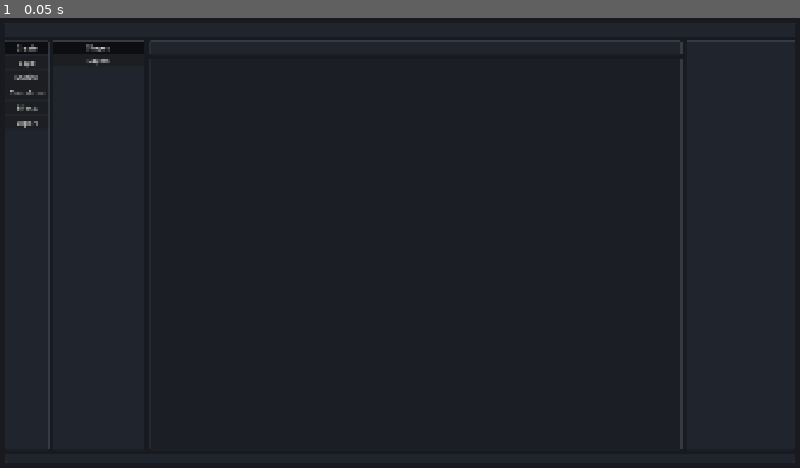
Above: before the commit, frame 1.
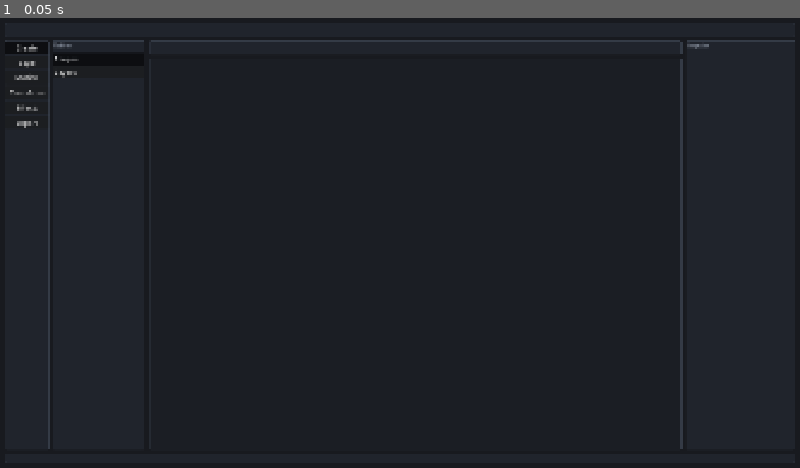
Above: after the commit, the same moment.

Repository: umut144/PolyPixar
Game: Godot game, scene res://scenes/main.tscn
The game is run twice, just before and just after one commit, with the same random seed, the same clock (stepped at 60 frames per second) and the same inputs.
Inputs:
- Up to frame 1 (0.05 s): no input

The runs differ from the first frame. In frame 1, 0.3% of the frame differs, in the area x 6-89%, y 5-14%.

Commit message:
ui: label inspector and outliner panels

Diff:
--- a/scripts/main.gd
+++ b/scripts/main.gd
@@ -63,10 +63,14 @@
 	var outliner_panel := _create_panel()
 	outliner_panel.custom_minimum_size = Vector2(180, 0)
 	workspace_split.add_child(outliner_panel)
+	var outliner_content := VBoxContainer.new()
+	outliner_content.add_theme_constant_override("separation", 4)
+	outliner_panel.add_child(outliner_content)
+	outliner_content.add_child(_create_panel_label("Outliner"))
 	var outliner_scroll := ScrollContainer.new()
-	outliner_scroll.set_anchors_and_offsets_preset(Control.PRESET_FULL_RECT)
+	outliner_scroll.size_flags_vertical = Control.SIZE_EXPAND_FILL
 	outliner_scroll.horizontal_scroll_mode = ScrollContainer.SCROLL_MODE_DISABLED
-	outliner_panel.add_child(outliner_scroll)
+	outliner_content.add_child(outliner_scroll)
 	outliner_list = VBoxContainer.new()
 	outliner_list.size_flags_horizontal = Control.SIZE_EXPAND_FILL
 	outliner_list.add_theme_constant_override("separation", 0)
@@ -102,6 +106,10 @@
 	var inspector_panel := _create_panel()
 	inspector_panel.custom_minimum_size = Vector2(260, 0)
 	canvas_split.add_child(inspector_panel)
+	var inspector_content := VBoxContainer.new()
+	inspector_content.add_theme_constant_override("separation", 4)
+	inspector_panel.add_child(inspector_content)
+	inspector_content.add_child(_create_panel_label("Inspector"))
 
 	var status_bar := _create_panel()
 	status_bar.custom_minimum_size = Vector2(0, 24)
@@ -120,6 +128,17 @@
 	style.corner_radius_bottom_left = 2
 	panel.add_theme_stylebox_override("panel", style)
 	return panel
+
+
+func _create_panel_label(text: String) -> Label:
+	var label := Label.new()
+	label.text = text
+	label.custom_minimum_size = Vector2(0, 24)
+	label.horizontal_alignment = HORIZONTAL_ALIGNMENT_LEFT
+	label.vertical_alignment = VERTICAL_ALIGNMENT_CENTER
+	label.add_theme_font_size_override("font_size", 11)
+	label.add_theme_color_override("font_color", Color("#9aa3b2"))
+	return label
 
 
 func _add_module_button(parent: Container, text: String, is_active: bool) -> Button:
@@ -146,6 +165,7 @@
 		var button := Button.new()
 		button.text = submodule
 		button.custom_minimum_size = Vector2(0, 30)
+		button.alignment = HORIZONTAL_ALIGNMENT_LEFT
 		button.focus_mode = Control.FOCUS_NONE
 		button.toggle_mode = true
 		button.button_pressed = submodule == active_create_submodule
